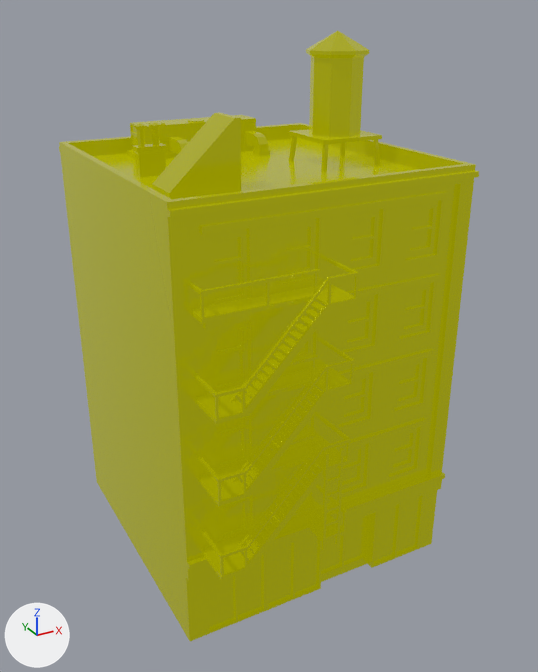
Renders of the glTF model public/models/building-block-4floor-front.glb from each side of a commit.
Rendered twice from a 50 mm lens placed at (-13.1, -25.2, 21.3), pointed at (0.1, -1.2, 9.3). Every picture has the same lights, and +X, +Y and +Z are marked at lower left. Where no turn or scale is listed for an object, it has been applied to the vertices.

Names of what the first picture shows: 'building-block-4floor-front'.
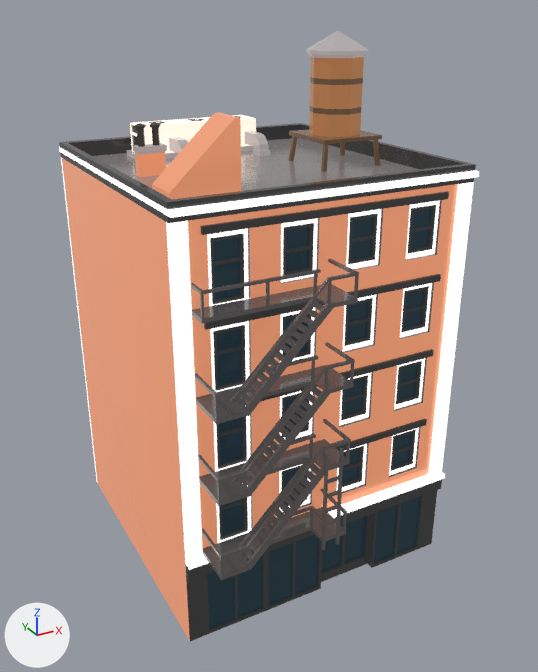
Scene script edits in JSON lines:
```json
{"op": "add", "block": "img_base", "code": ["img_base = load_image('base', '_unpacked/base', 1024, 1024, 'sRGB')"]}
{"op": "add", "block": "mat_lowpoly_colors_001", "code": ["mat_lowpoly_colors_001 = bpy.data.materials.new('LOWPOLY-COLORS.001')", "# uses the picture img_base"]}
{"block": "me_building_block_4floor_front", "where": "me_building_block_4floor_front.from_pydata(...)  # 2381 vertices, 4244 faces; spans x -5.7..5.7, y -7.4..6.0, z 0.0..20.6"}
{"op": "remove", "block": "me_building_block_4floor_front", "code": "me_building_block_4floor_front.materials.append(mat_lowpoly_colors)"}
{"op": "add", "block": "me_building_block_4floor_front", "code": "me_building_block_4floor_front.materials.append(mat_lowpoly_colors_001)"}
```

What differs and where, as boxes [x1, y1, x2, y2] in the pictures (538 x 672 px):
```json
{"object": "building-block-4floor-front", "change": "recoloured", "before": [59, 31, 479, 641], "after": [59, 31, 479, 641]}
```
